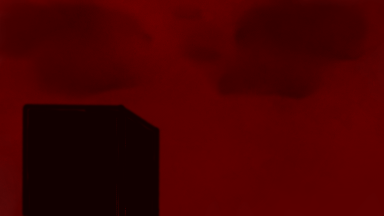
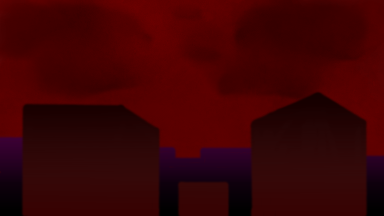
Before/after of a 384×216 layered artwork. What changed in the layer stack:
painted on "Paint Layer 1" over [0, 91, 384, 216]
added layer "Paint Layer 2" above "Background" over [0, 91, 384, 216]
painted on "Background" over [0, 91, 384, 216]
